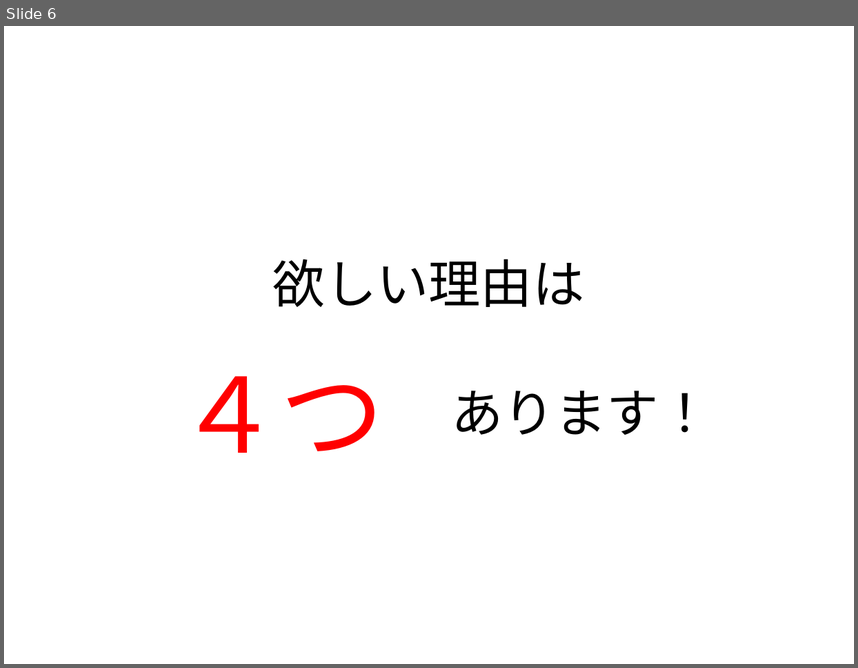
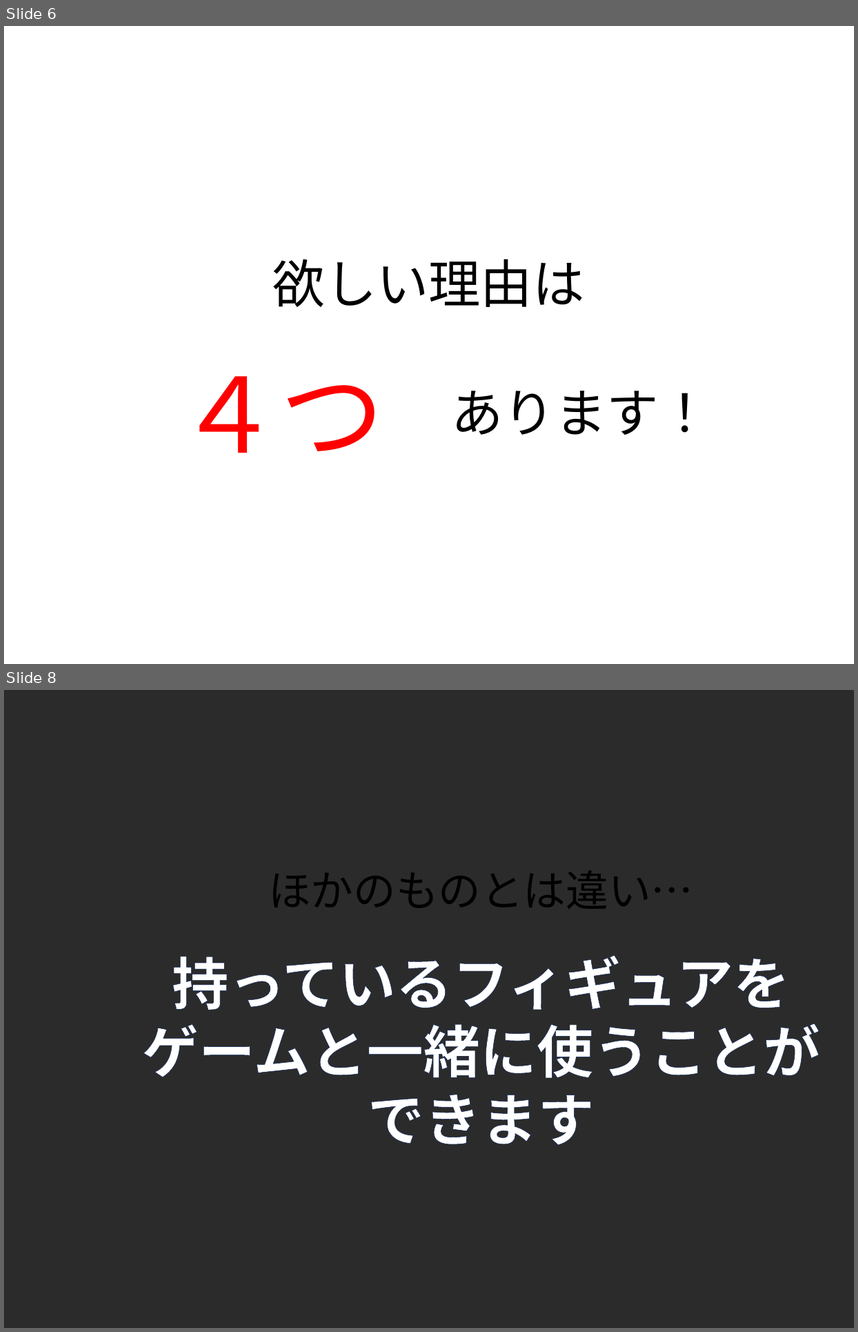
Before and after one commit to enpit2016fun/pbl_f, a slide deck: RPG風.pptx. Shown one above the other, each under a label of ours: slide 6 before the commit, slides 6 and 8 after it; the slides between them are not shown. The pictures are 858x668 and 858x1332 pixels, drawn with LibreOffice and Linux fonts; fonts in the diff are those of the drawing; background and template pictures are left out; a plain dark background stands for a picture behind light text. Boxes give left, top, right and bottom in pixels: in the first picture for what was removed or moved away, otherwise in the second. Text is boxed around its words. In the diff, an @@ line names an element or a change of style, - is before the commit and + after.

```diff
--- a/RPG風.pptx
+++ b/RPG風.pptx
@@ slide 8 added at box(4, 690, 854, 1328), background picture (left out) @@
@@ text added at box(268, 871, 693, 908), 36 pt, text #000000 @@
+ほかのものとは違い…
@@ text added at box(142, 955, 820, 1145), 48 pt, text #FFFFFF, bold @@
+持っているフィギュアをゲームと一緒に使うことができます
```
Also in this commit, not shown: 2 slides changed, 3 other slides added, 3 slides removed.
